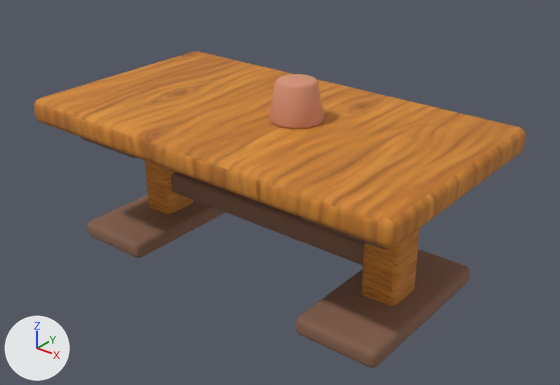
What one commit did to the glTF model public/models/furniture/dining-table.glb.
The view is the same before and after, from a camera (50 mm lens) standing at (1.694, -2.047, 1.574) and looking at (0.057, -0.001, 0.306). Lighting does not change. The marker at lower left points along +X, +Y and +Z. The first picture is the older version. Vertices at exactly the same position are counted once.

Before the edit, the objects in view are built like this:
```python
me_cube_086 = bpy.data.meshes.new('Cube.086')
me_cube_086.from_pydata(...)  # 960 vertices, 1872 faces; spans x -0.8..0.8, y -0.45..0.45, z 0.0..0.76
# faces by material slot: [564, 1128, 140, 40]
me_cube_086.materials.append(mat_wood_honey_textured)  # picture img_handpainted_honey_oak
me_cube_086.materials.append(mat_wood_dark)  # brown #86614d
me_cube_086.materials.append(mat_terracotta)  # beige #d49376
me_cube_086.materials.append(mat_joinery_aged_brass)  # brown #ac9365
ob_dining_table = bpy.data.objects.new('dining-table', me_cube_086)
ob_dining_table.location = (0.0, 0.0, 0.0)
```
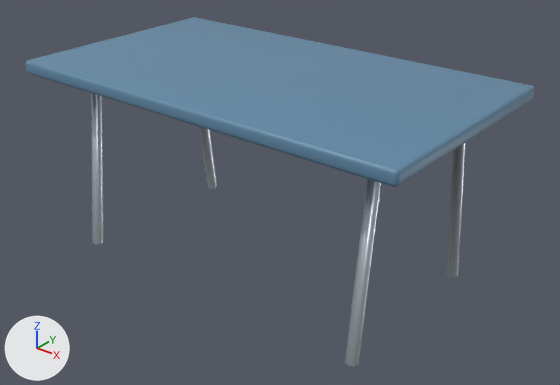
Where the change shows, as pixel boxes (x1, y1, x2, y2) in the pictures (560 x 385 px; the box of a moved part takes in the faces that stretch with it):
'dining-table', reshaped, recoloured (10% taller): before (34, 51, 526, 368); after (25, 17, 535, 366)
part 1 of me_cube_086, moved or reshaped (not visible before): after (25, 17, 535, 187)
part 2 of me_cube_086, moved or reshaped (not visible afterwards): before (34, 51, 526, 248)
part 3 of me_cube_086, added: after (91, 93, 217, 244)
part 4 of me_cube_086, added: after (345, 143, 465, 366)
part 5 of me_cube_086, deleted (brown): before (81, 74, 470, 368)

Patch to the scene script:
```diff
--- a/public/models/furniture/dining-table.glb.py
+++ b/public/models/furniture/dining-table.glb.py
@@ mat_modern_brushed_aluminum @@
+mat_modern_brushed_aluminum = principled_material('modern-brushed-aluminum')
+mat_modern_brushed_aluminum.base_color = (0.54, 0.6, 0.65)  # light grey #c2cbd3
+mat_modern_brushed_aluminum.metallic = 0.78
+mat_modern_brushed_aluminum.roughness = 0.32
@@ mat_variant_surface @@
+mat_variant_surface = principled_material('variant-surface')
+mat_variant_surface.base_color = (0.12, 0.25, 0.38)  # blue #6189a6
+mat_variant_surface.roughness = 0.47
@@ me_cube_086 @@
 # used by ob_dining_table; location = (0.0, 0.0, 0.0)
-me_cube_086.from_pydata(...)  # 960 vertices, 1872 faces; spans x -0.8..0.8, y -0.45..0.45, z 0.0..0.76
-me_cube_086.materials.append(mat_wood_honey_textured)  # picture img_handpainted_honey_oak
-me_cube_086.materials.append(mat_wood_dark)  # brown #86614d
-me_cube_086.materials.append(mat_terracotta)  # beige #d49376
-me_cube_086.materials.append(mat_joinery_aged_brass)  # brown #ac9365
+me_cube_086.from_pydata(...)  # 256 vertices, 472 faces; spans x -0.8..0.8, y -0.45..0.45, z 0.0..0.76
+# me_cube_086 part 1: the loose piece of 96 vertices spanning x -0.67..0.67, y -0.32..0.32, z 0.44..0.52 is scaled about its middle by (1.2, 1.41, 0.583), then moved by (0.0, 0.0, 0.25), in mat_variant_surface (blue #6189a6)
+# me_cube_086 part 2: the loose piece of 96 vertices spanning x -0.8..0.8, y -0.45..0.45, z 0.51..0.61 is scaled about its middle by (0.814, 0.659, 0.304), then moved by (0.0, 0.0, 0.13), in mat_variant_surface (blue #6189a6)
+# me_cube_086 part 3: a new loose piece of 32 vertices spanning x -0.65..-0.6, y -0.36..0.36, z 0.0..0.72, in mat_modern_brushed_aluminum (light grey #c2cbd3)
+# me_cube_086 part 4: a new loose piece of 32 vertices spanning x 0.6..0.65, y -0.36..0.36, z 0.0..0.72, in mat_modern_brushed_aluminum (light grey #c2cbd3)
+# me_cube_086 part 5: 10 loose pieces with 768 vertices, spanning x -0.7..0.7, y -0.34..0.34, z 0.0..0.76, are deleted
+me_cube_086.materials.append(mat_variant_surface)  # blue #6189a6
+me_cube_086.materials.append(mat_modern_brushed_aluminum)  # light grey #c2cbd3
```
